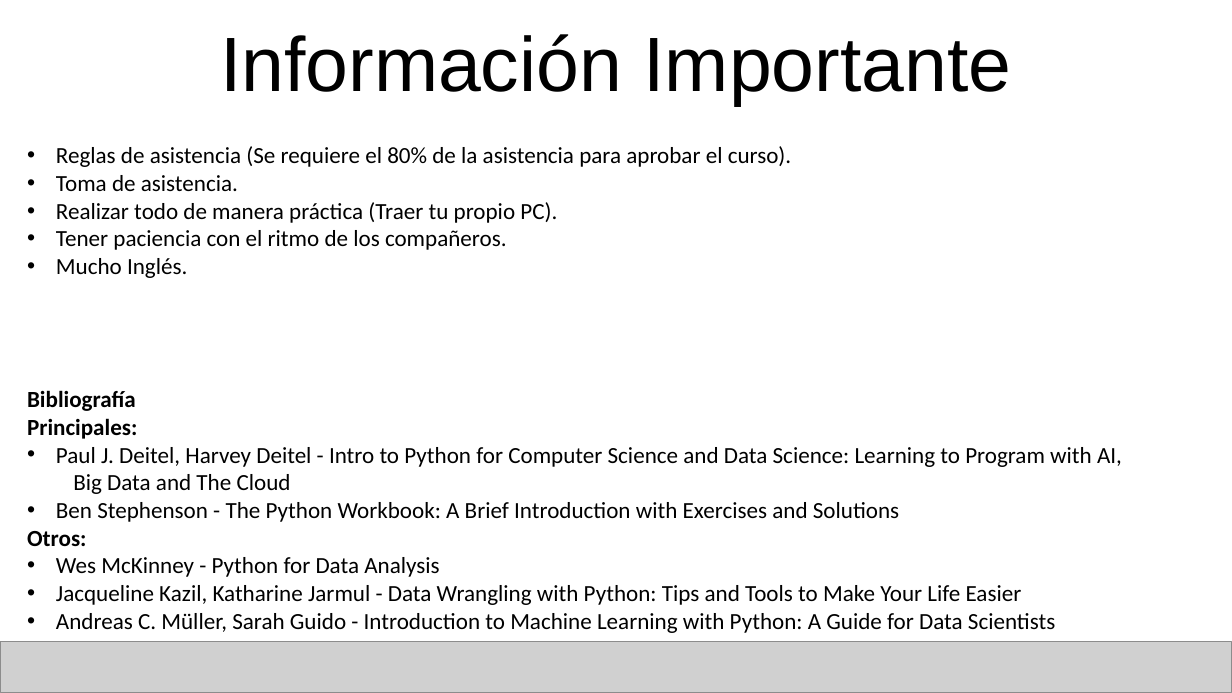
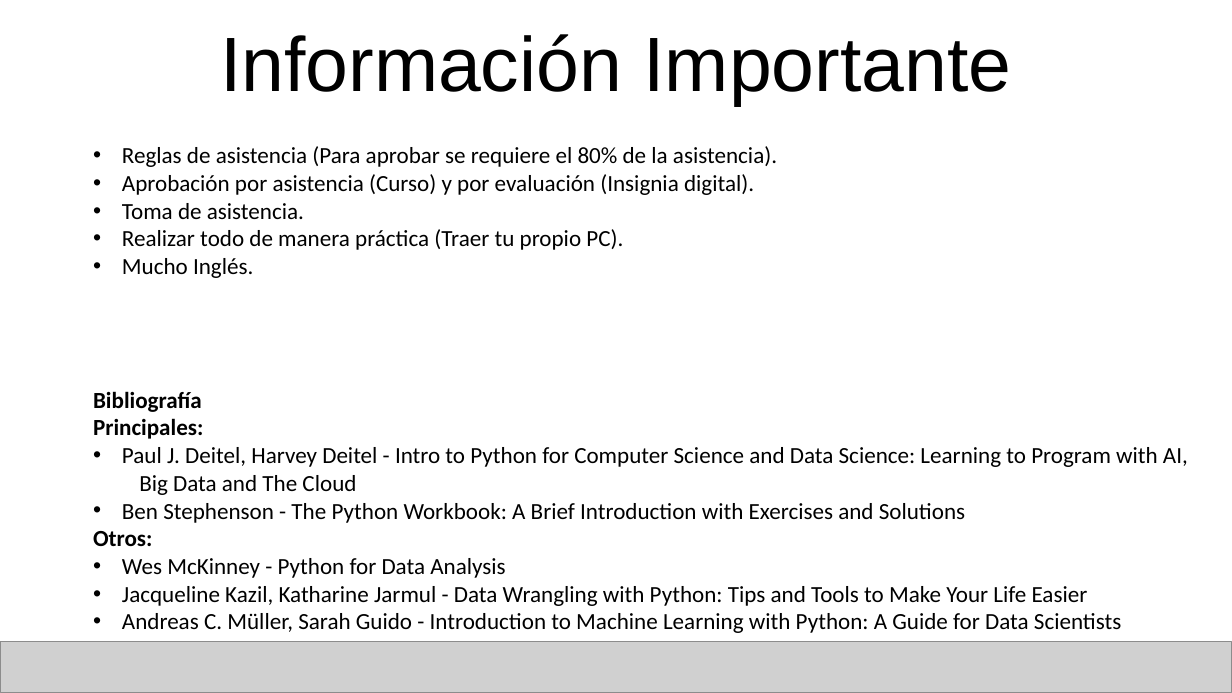
Before and after one commit to alejohz/python-for-all-2023, a slide deck: slide 5 of classes/C0/slide/Presentacion 1710 - C0.pptx. Drawn at 1232x693 pixels with LibreOffice and Linux fonts; fonts in the diff are those of the drawing; grey boxes stand for pictures. Boxes give left, top, right and bottom in pixels: in the first picture for what was removed or moved away, otherwise in the second. Text is boxed around its words. In the diff, an @@ line names an element or a change of style, - is before the commit and + after.

Commit message:
🔧 Update slide

```diff
--- a/classes/C0/slide/Presentacion 1710 - C0.pptx
+++ b/classes/C0/slide/Presentacion 1710 - C0.pptx
@@ text "Reglas de asistencia (Para aprobar ...": place and size @@
-text "Reglas de asistencia (Para aprobar ..." at (56,146,792,278)
+text "Reglas de asistencia (Para aprobar ..." at (122,146,777,278)
@@ text at (122,146,777,195): text changed @@
-• Reglas de asistencia (Se requiere el 80% de la asistencia para aprobar el curso).
+• Reglas de asistencia (Para aprobar se requiere el 80% de la asistencia).
+• Aprobación por asistencia (Curso) y por evaluación (Insignia digital).
@@ text at (56,230,507,250): paragraph removed @@
-• Tener paciencia con el ritmo de los compañeros.
@@ text "Bibliografía": place and size @@
-text "Bibliografía" at (27,390,1122,633)
+text "Bibliografía" at (93,391,1188,633)
```
Also in this commit, not shown: 1 other slide changed, 1 slide added.
